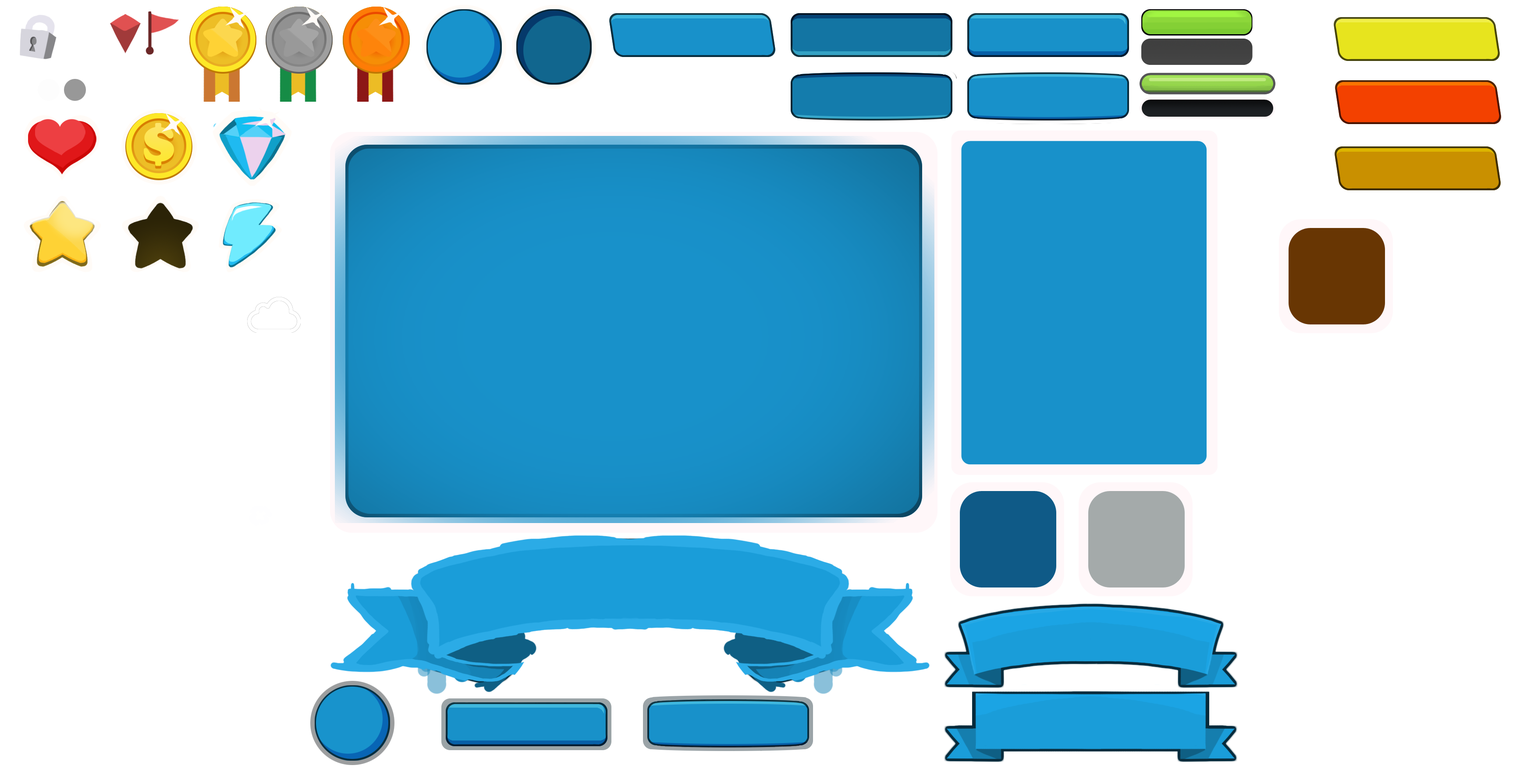
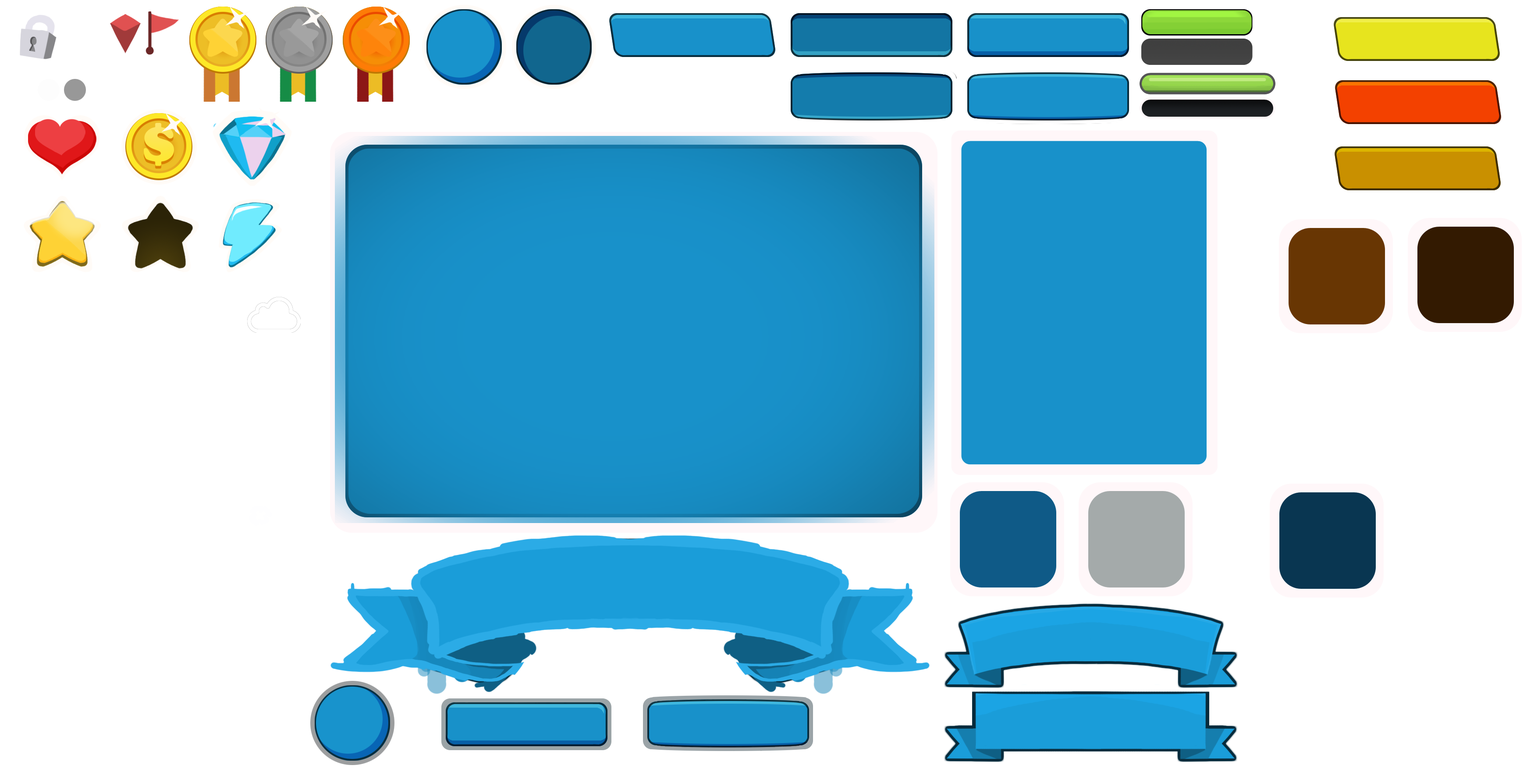
Layered file, before and after one edit (1534 x 769). Changes by layer:
added group "Mars Selected" with 2 layers above "Mars" over [1407, 217, 1522, 332]
added layer "Layer 24 copy #2" in group "Mars Selected" over [1417, 226, 1514, 324]
added layer "Layer 22 copy 2 #2" in group "Mars Selected" over [1407, 217, 1522, 332]
added group "Earth Selected" with 2 layers above "Squre Box" over [1269, 483, 1384, 598]
added layer "Layer 24 copy #3" in group "Earth Selected" over [1279, 492, 1376, 589]
added layer "Layer 22 copy 2 #3" in group "Earth Selected" over [1269, 483, 1384, 598]
